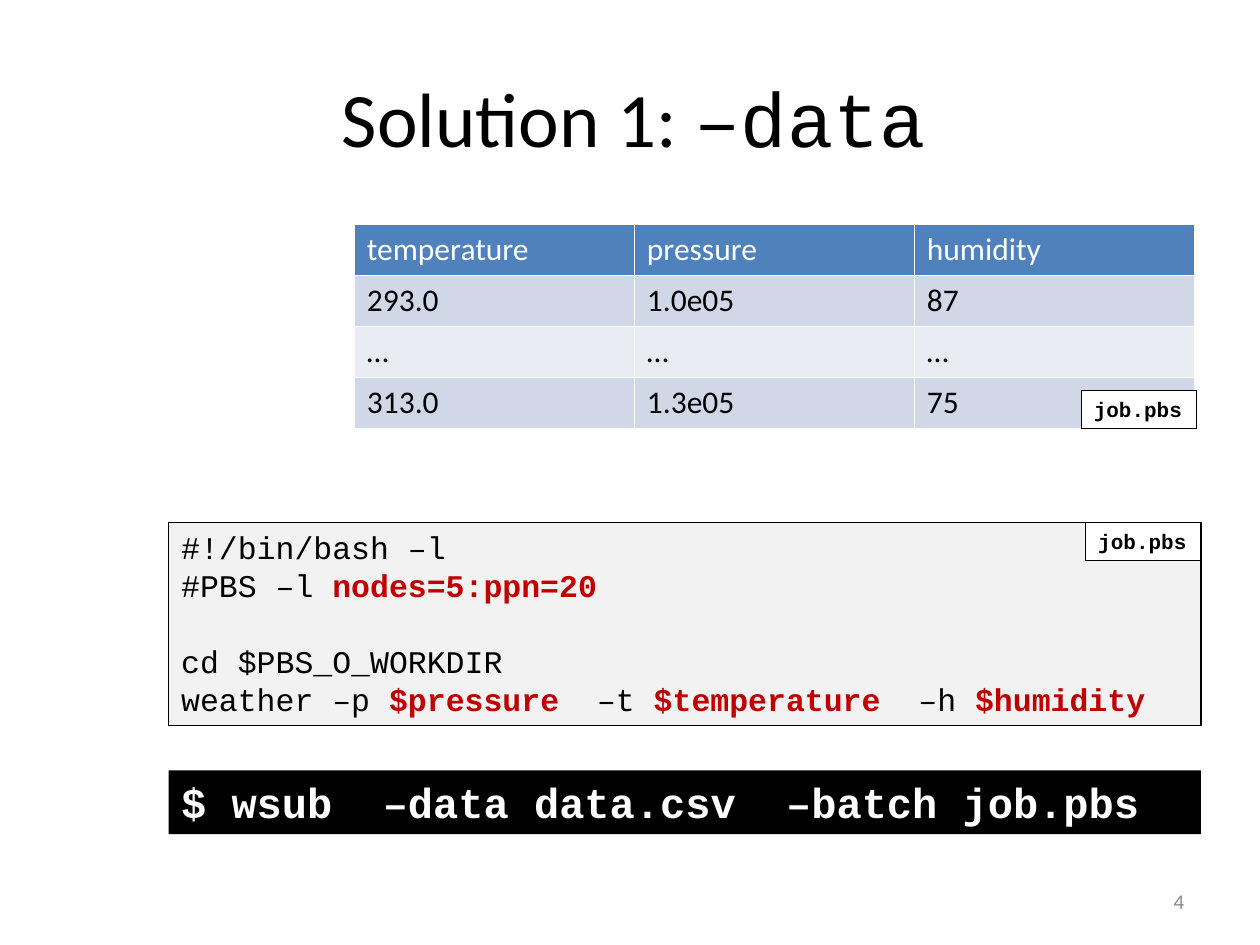
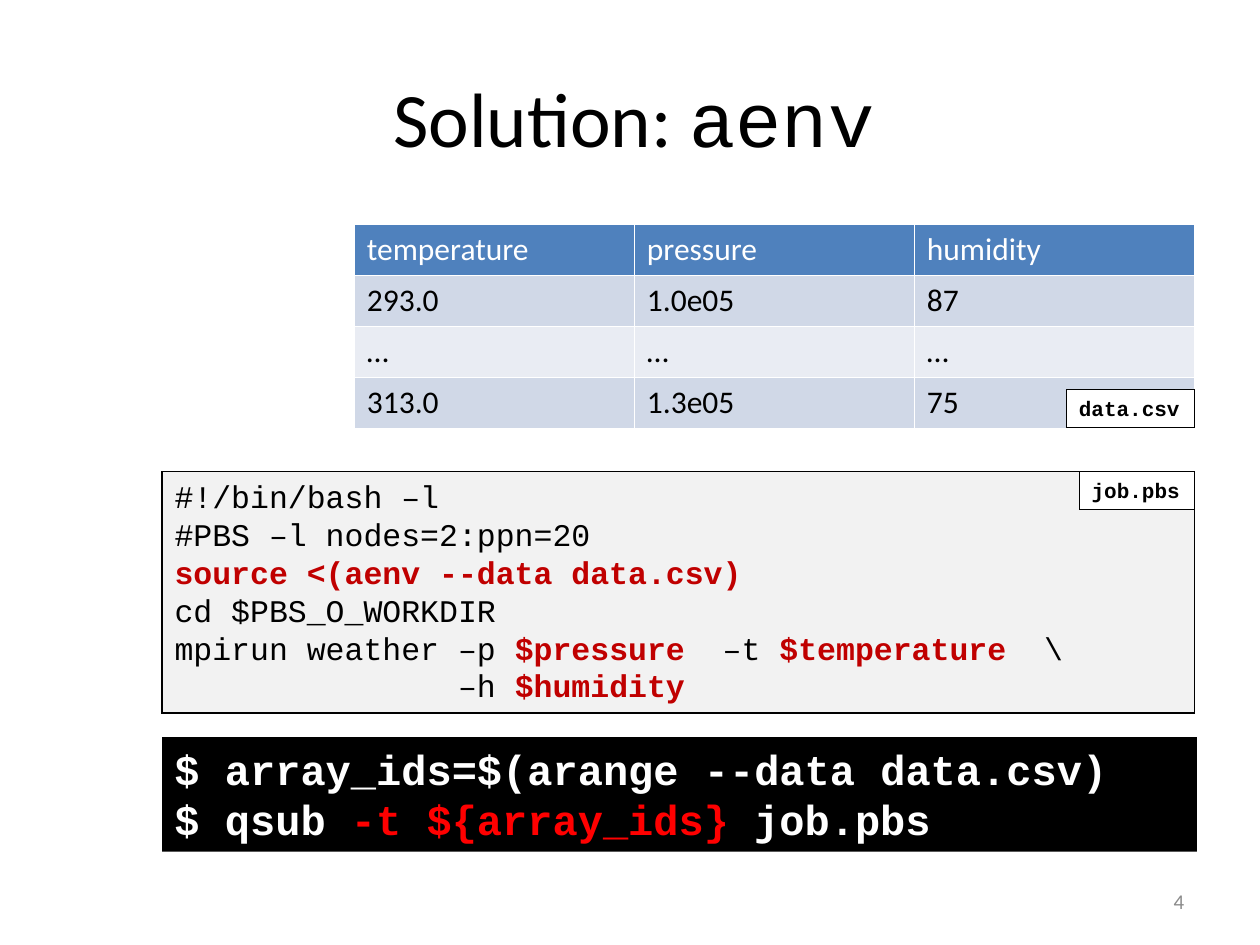
Before and after one commit to gjbex/atools, a slide deck: slide 4 of atools.pptx. Drawn at 1260x945 pixels with LibreOffice and Linux fonts; fonts in the diff are those of the drawing. Boxes give left, top, right and bottom in pixels: in the first picture for what was removed or moved away, otherwise in the second. Text is boxed around its words. In the diff, an @@ line names an element or a change of style, - is before the commit and + after.

```diff
--- a/atools.pptx
+++ b/atools.pptx
@@ title at [393,93,875,148]: text changed @@
-Solution 1: –data
+Solution: aenv
@@ rectangle "data.csv": place and size @@
-rectangle "data.csv" at [1081,391,1196,428]
+rectangle "data.csv" at [1066,389,1194,427]
@@ text in rectangle at [1079,401,1180,417]: text changed @@
-job.pbs
+data.csv
@@ rectangle "#!/bin/bash –l": place and size @@
-rectangle "#!/bin/bash –l" at [169,522,1201,726]
+rectangle "#!/bin/bash –l" at [163,471,1194,713]
@@ rectangle "job.pbs": place and size @@
-rectangle "job.pbs" at [1086,522,1201,559]
+rectangle "job.pbs" at [1080,471,1194,509]
@@ text in rectangle at [175,524,1006,704]: text changed @@
-#PBS –l nodes=5:ppn=20
-cd $PBS_O_WORKDIR
-weather –p $pressure –t $temperature –h $humidity
+#PBS –l nodes=2:ppn=20
+source <(aenv --data data.csv)
+cd $PBS_O_WORKDIR
+mpirun weather –p $pressure –t $temperature \
+–h $humidity
@@ rectangle "$ array_ids=$(arange --data data.csv)": place and size @@
-rectangle "$ array_ids=$(arange --data data.csv)" at [169,770,1201,834]
+rectangle "$ array_ids=$(arange --data data.csv)" at [163,737,1197,852]
@@ text in rectangle at [225,754,1107,844]: text changed @@
-$ wsub –data data.csv –batch job.pbs
+$ array_ids=$(arange --data data.csv)
+$ qsub -t ${array_ids} job.pbs
```
Also in this commit, not shown: 8 other slides changed, 4 slides added, 10 slides removed.
